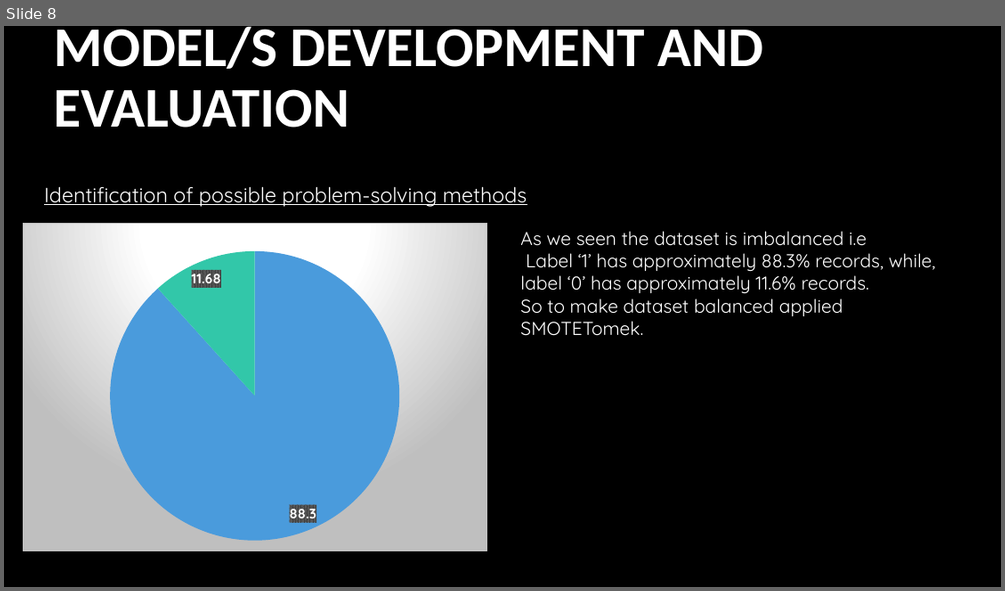
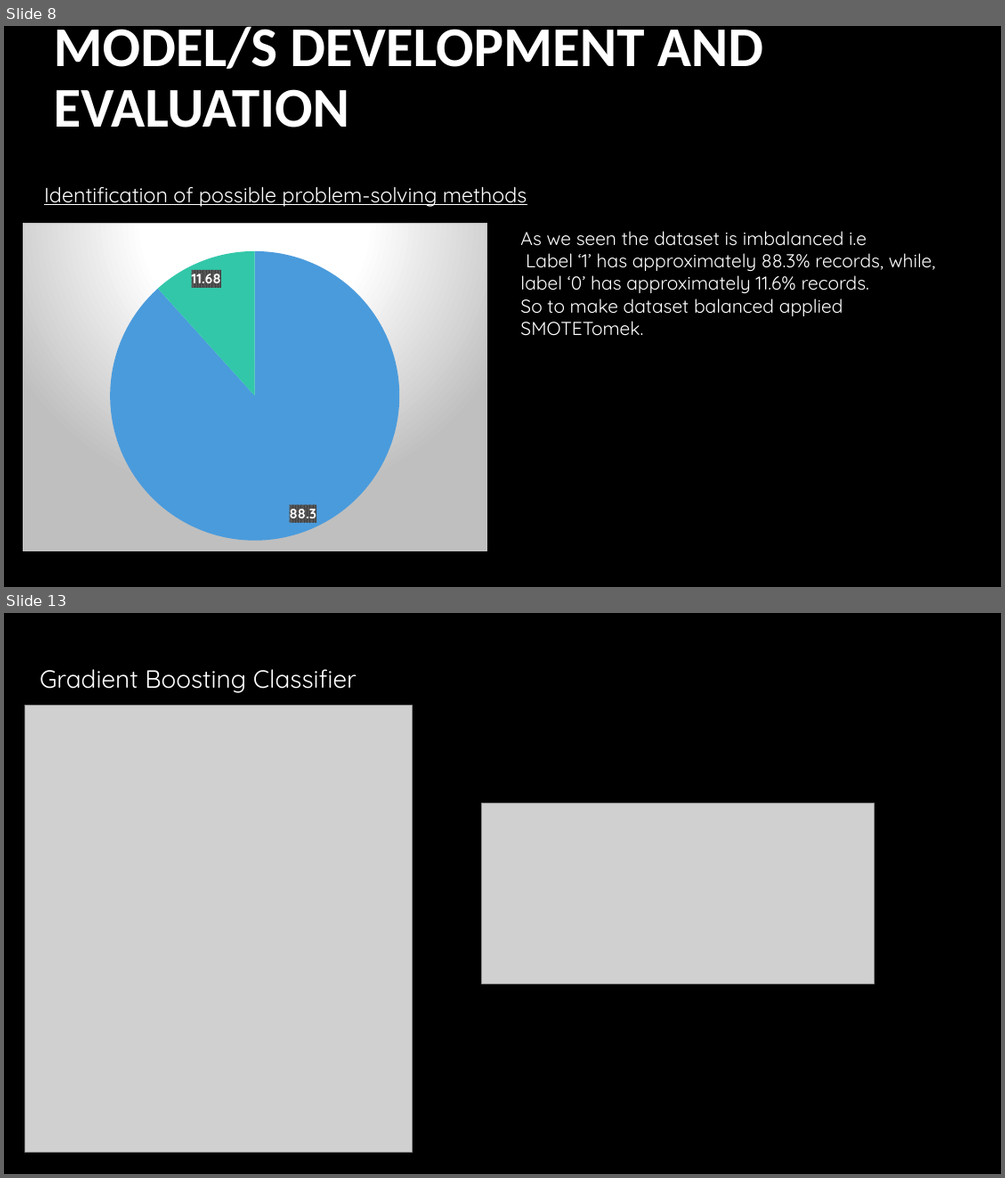
Before and after one commit to devanshusuri/Fliprobo-Assignments, a slide deck: Micro-Credit-Defaulter/Presentation1 (1).pptx. Shown one above the other, each under a label of ours: slide 8 before the commit, slides 8 and 13 after it; the slides between them are not shown. The pictures are 1005x591 and 1005x1178 pixels, drawn with LibreOffice and Linux fonts; fonts in the diff are those of the drawing; grey boxes stand for pictures; background and template pictures are left out. Boxes give left, top, right and bottom in pixels: in the first picture for what was removed or moved away, otherwise in the second. Text is boxed around its words. In the diff, an @@ line names an element or a change of style, - is before the commit and + after.

```diff
--- a/Micro-Credit-Defaulter/Presentation1 (1).pptx
+++ b/Micro-Credit-Defaulter/Presentation1 (1).pptx
@@ slide 13 added at [4, 613, 1001, 1174], background #000000 @@
@@ text added at [40, 669, 356, 693], 24 pt, text #FFFFFF @@
+Gradient Boosting Classifier
@@ picture added at [25, 706, 413, 1152] @@
@@ picture added at [482, 803, 874, 984] @@
```
Also in this commit, not shown: 2 slides changed, 12 other slides added, 11 slides removed.
